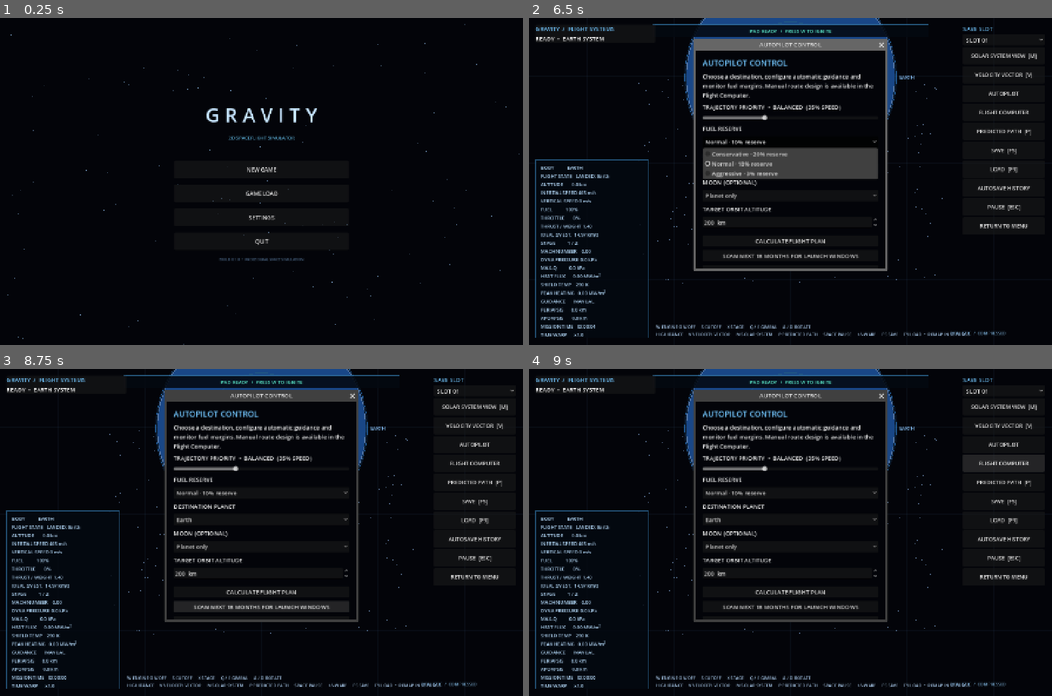
Above: before the commit, frames 1-4 (two rows, left to right).
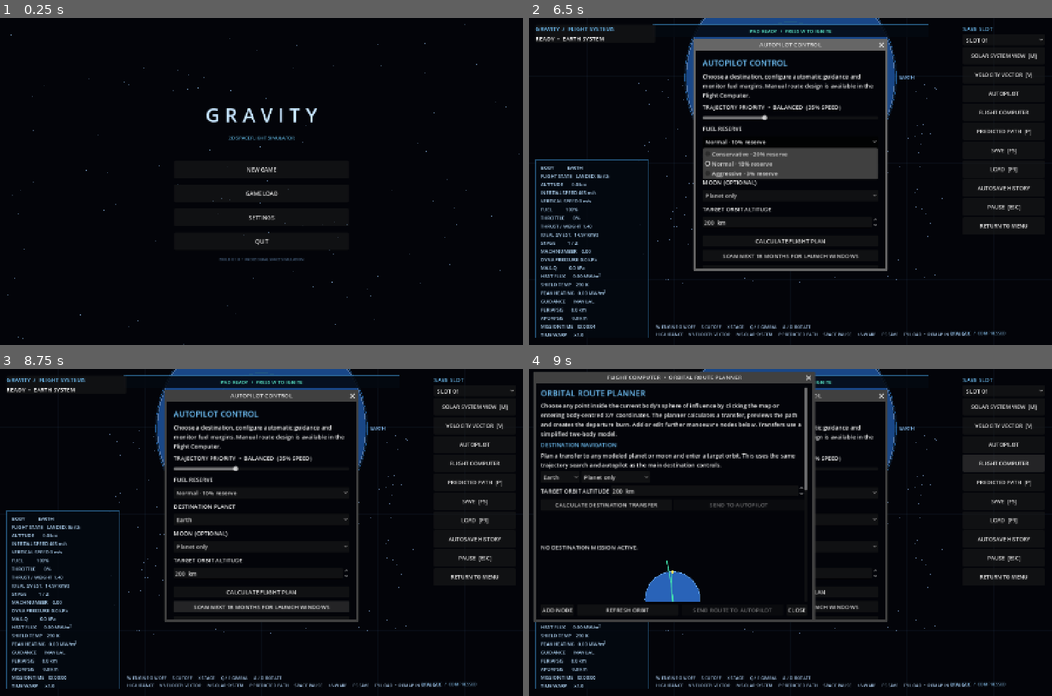
Above: after the commit, the same moments.

Repository: Blagos1195/Gravity-simulator
Game: Godot game, scene res://scenes/main.tscn
Two runs of this game, one before a commit and one after it. Both use one fixed random seed, a clock stepped at 60 frames per second and the inputs below.
Inputs:
- Up to frame 1 (0.25 s): no input
- Up to frame 2 (6.5 s): click "NEW GAME" at 0.5 s; click "CONTINUE TO ROCKET BUILDER" at 1.25 s; click "LAUNCH VEHICLE" at 2 s; click "SLOT 01" at 2.75 s; click "SOLAR SYSTEM VIEW [M]" at 3.5 s; click "VELOCITY VECTOR [V]" at 4.25 s; click "AUTOPILOT" at 5 s; click "Normal · 10% reserve" at 5.75 s
- Up to frame 3 (8.75 s): click "Normal · 10% reserve" at 6.5 s; click "SCAN NEXT 18 MONTHS FOR LAUNC…" at 7.25 s; click "SCAN NEXT 18 MONTHS FOR LAUNC…" at 8 s
- Up to frame 4 (9 s): click "FLIGHT COMPUTER" at 8.75 s

Frames 1-3 are identical in both runs. In frame 4, 12% of the frame differs, in the area x 0-55%, y 0-78%.
Error before the commit: Parse Error: Identifier "planned_path" not declared in the current scope. (res://scripts/route_planner.gd:1023)

Commit message:
Fix planned route path scope in node dragging

Diff:
--- a/Gravity/scripts/route_planner.gd
+++ b/Gravity/scripts/route_planner.gd
@@ -7,6 +7,7 @@
 var rocket_design: Dictionary = {}
 var orbit_plot: OrbitPlot
 var current_path := PackedVector2Array()
+var planned_path := PackedVector2Array()
 var node_list: ItemList
 var time_input: SpinBox
 var prograde_input: SpinBox
@@ -1134,7 +1135,7 @@
 
 func _build_prediction_paths() -> void:
 	current_path = PackedVector2Array()
-	var planned_path := PackedVector2Array([relative_position])
+	planned_path = PackedVector2Array([relative_position])
 	planned_path_times = PackedFloat64Array([0.0])
 	var markers := PackedVector2Array()
 	var current_orbit: Dictionary = FlightComputer.orbital_state(relative_position, relative_velocity, gravitational_parameter)
